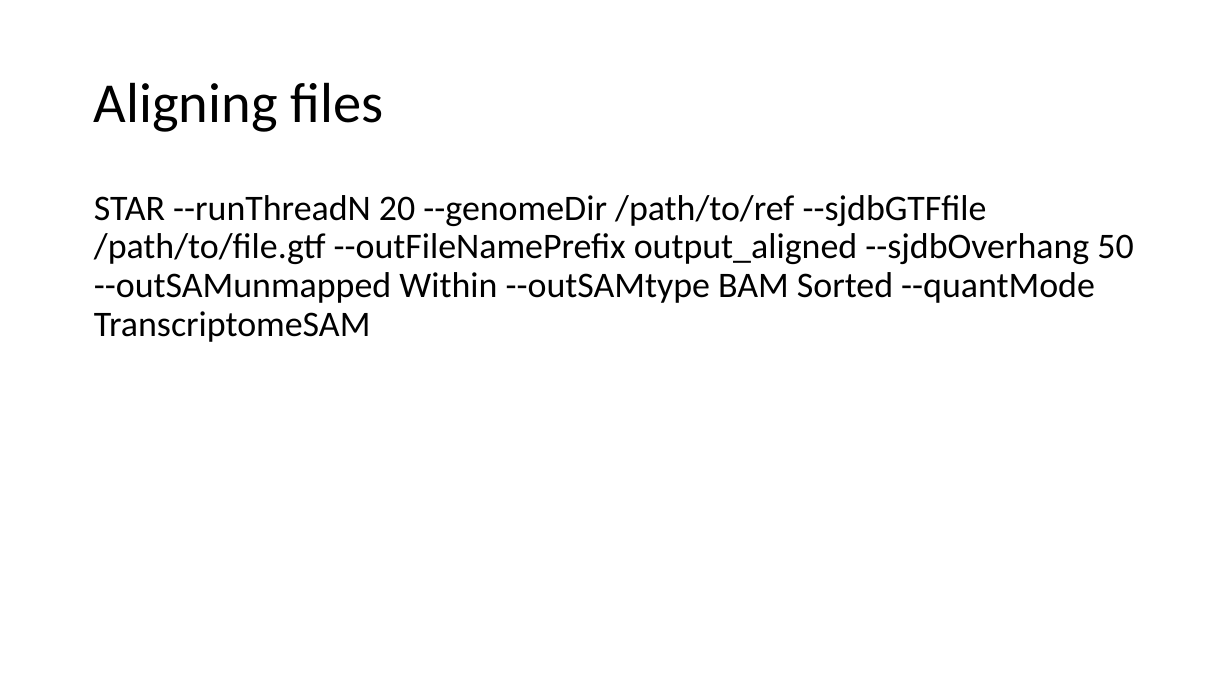
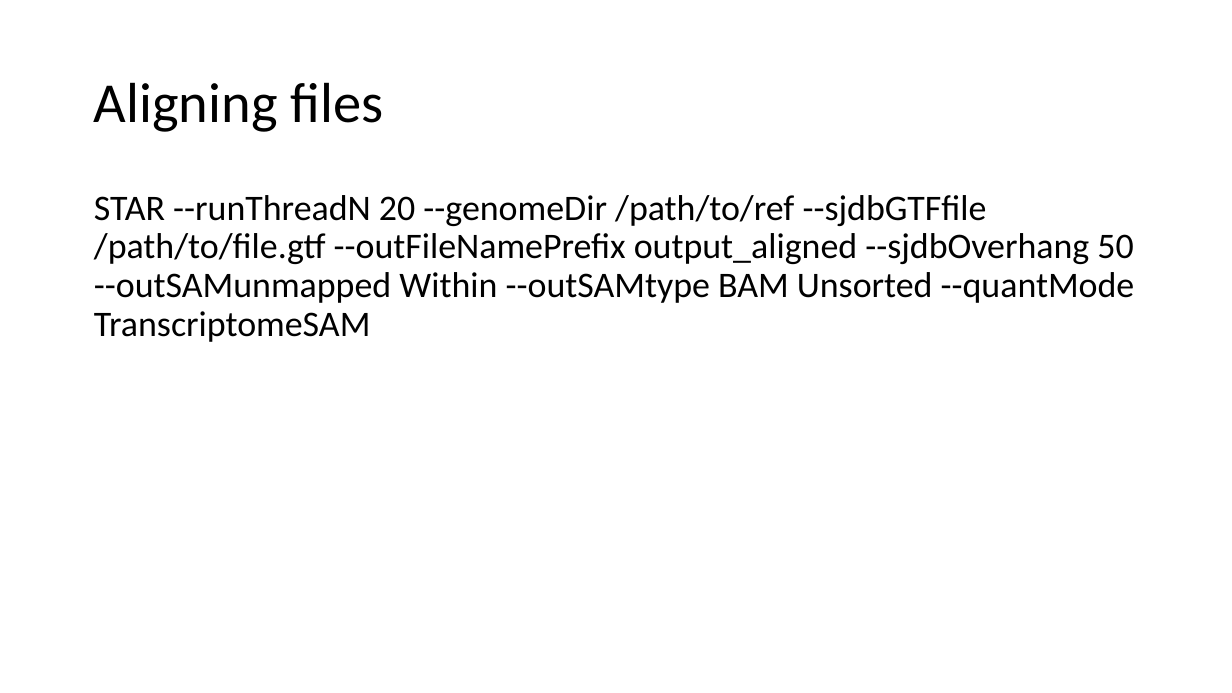
Before and after one commit to j-berg/bioinformatics-bootcamp, a slide deck: slide 15 of class_5/class_5.pptx. Drawn at 1232x693 pixels with LibreOffice and Linux fonts; fonts in the diff are those of the drawing. Boxes give left, top, right and bottom in pixels: in the first picture for what was removed or moved away, otherwise in the second. Text is boxed around its words. In the diff, an @@ line names an element or a change of style, - is before the commit and + after.

```diff
--- a/class_5/class_5.pptx
+++ b/class_5/class_5.pptx
@@ text at [94, 195, 1135, 342]: text changed @@
-STAR --runThreadN 20 --genomeDir /path/to/ref --sjdbGTFfile /path/to/file.gtf --outFileNamePrefix output_aligned --sjdbOverhang 50 --outSAMunmapped Within --outSAMtype BAM Sorted --quantMode TranscriptomeSAM
+STAR --runThreadN 20 --genomeDir /path/to/ref --sjdbGTFfile /path/to/file.gtf --outFileNamePrefix output_aligned --sjdbOverhang 50 --outSAMunmapped Within --outSAMtype BAM Unsorted --quantMode TranscriptomeSAM
```
Also in this commit, not shown: 4 other slides changed, 1 slide added, 1 other file.
